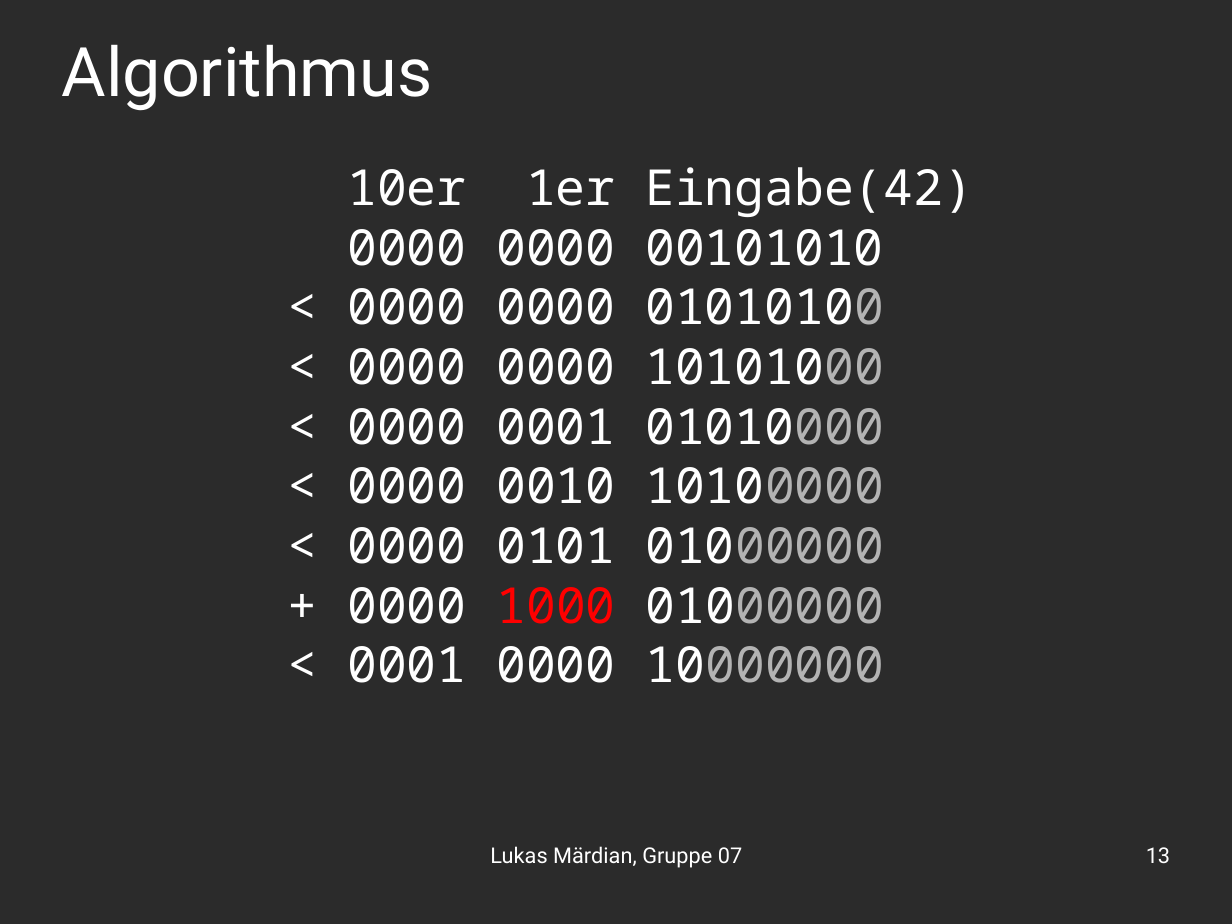
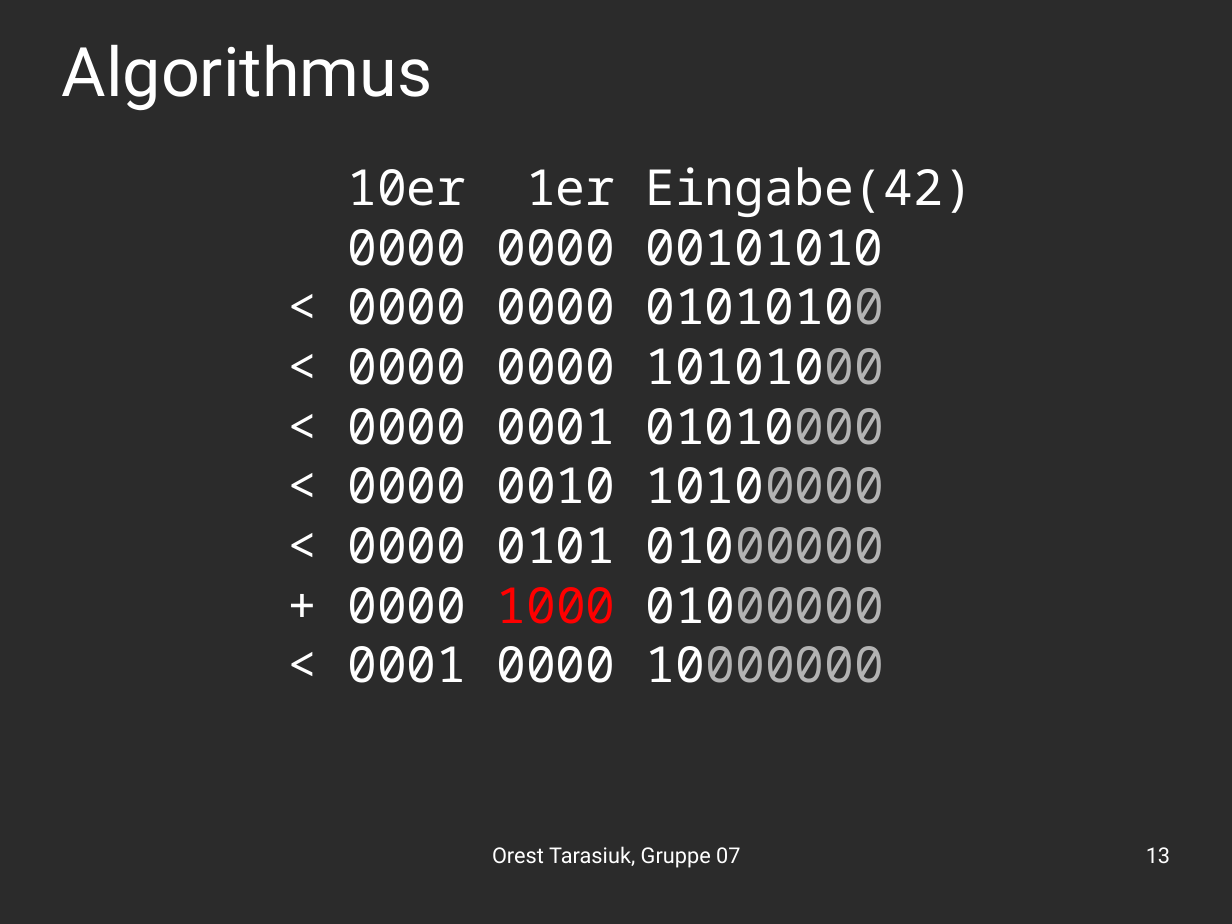
Before and after one commit to OrestTa/etip, a slide deck: slide 13 of Projekt2/Vortrag/vortrag2.odp. Drawn at 1232x924 pixels with LibreOffice and Linux fonts; fonts in the diff are those of the drawing; background and template pictures are left out; a plain dark background stands for a picture behind light text. Boxes give left, top, right and bottom in pixels: in the first picture for what was removed or moved away, otherwise in the second. Text is boxed around its words. In the diff, an @@ line names an element or a change of style, - is before the commit and + after.

```diff
--- a/Projekt2/Vortrag/vortrag2.odp
+++ b/Projekt2/Vortrag/vortrag2.odp
@@ text at box(492, 846, 740, 868): text changed @@
-Lukas Märdian, Gruppe 07
+Orest Tarasiuk, Gruppe 07
```
Also in this commit, not shown: 20 other slides changed, 3 other files.
